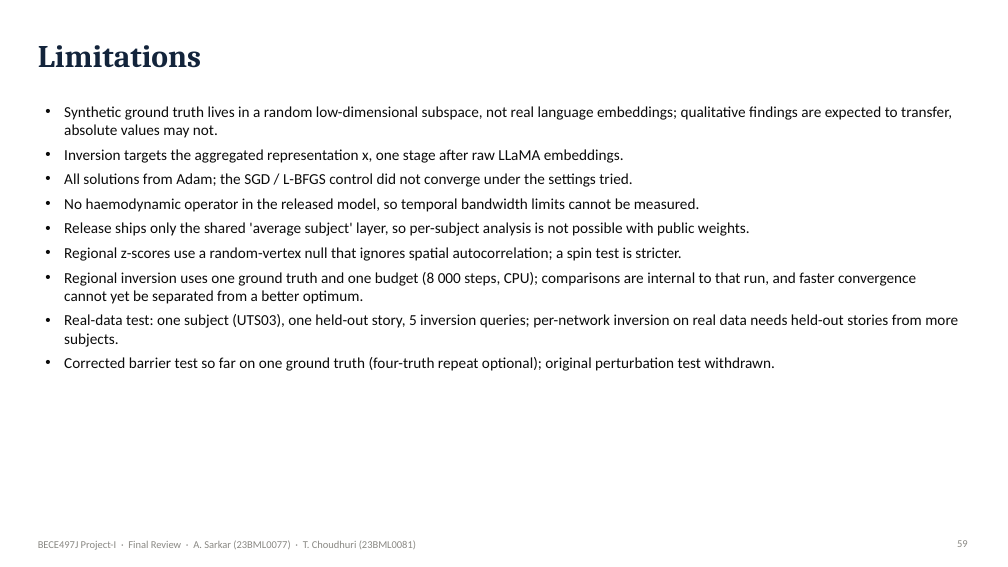
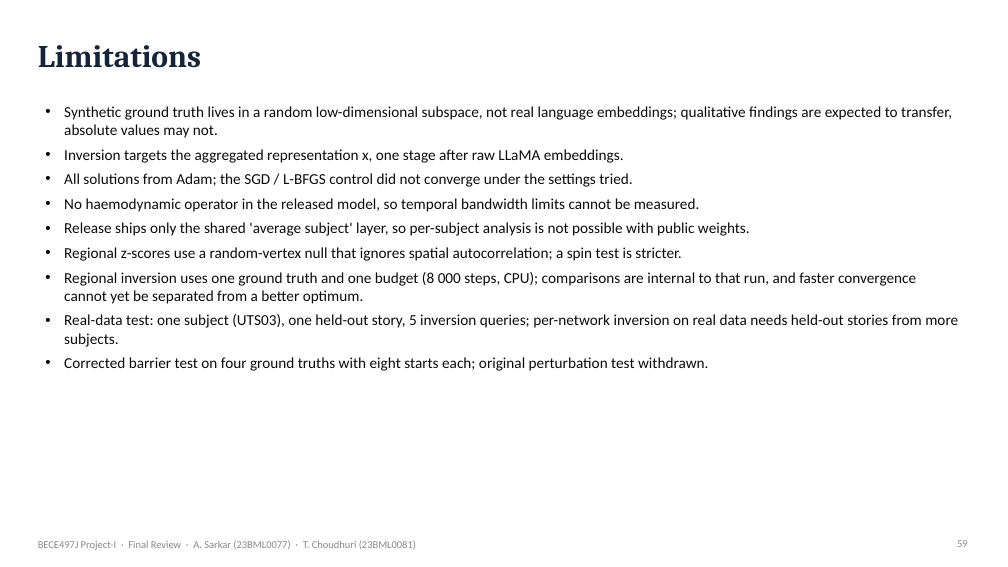
Before and after one commit to Ivxn404/semantic-decoding-tribe-inversion, a slide deck: slide 59 of deck/Final_Sarkar_Choudhuri.pptx. Drawn at 1008x567 pixels with LibreOffice and Linux fonts; fonts in the diff are those of the drawing. Boxes give left, top, right and bottom in pixels: in the first picture for what was removed or moved away, otherwise in the second. Text is boxed around its words. In the diff, an @@ line names an element or a change of style, - is before the commit and + after.

Commit message:
Barrier and sensitivity tests on four ground truths: update results, figures, report, poster, deck, demo, docs

```diff
--- a/deck/Final_Sarkar_Choudhuri.pptx
+++ b/deck/Final_Sarkar_Choudhuri.pptx
@@ text at (64, 357, 708, 371): text changed @@
-• Corrected barrier test so far on one ground truth (four-truth repeat optional); original perturbation test withdrawn.
+• Corrected barrier test on four ground truths with eight starts each; original perturbation test withdrawn.
```
Also in this commit, not shown: 12 other slides changed, 18 other files.
